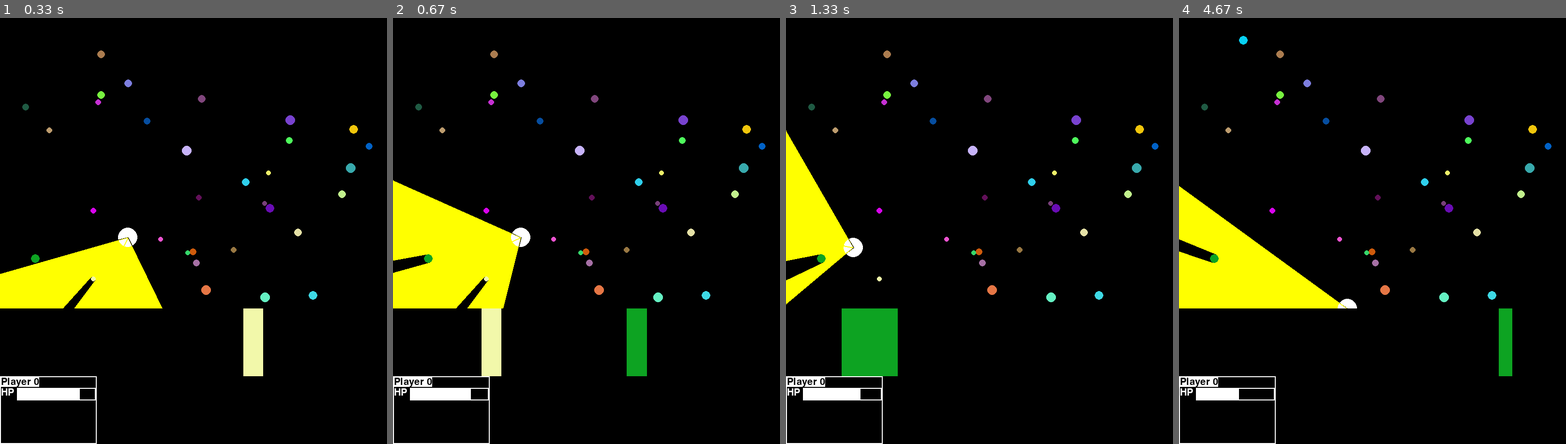
Above: before the commit, frames 1-4 (left to right).
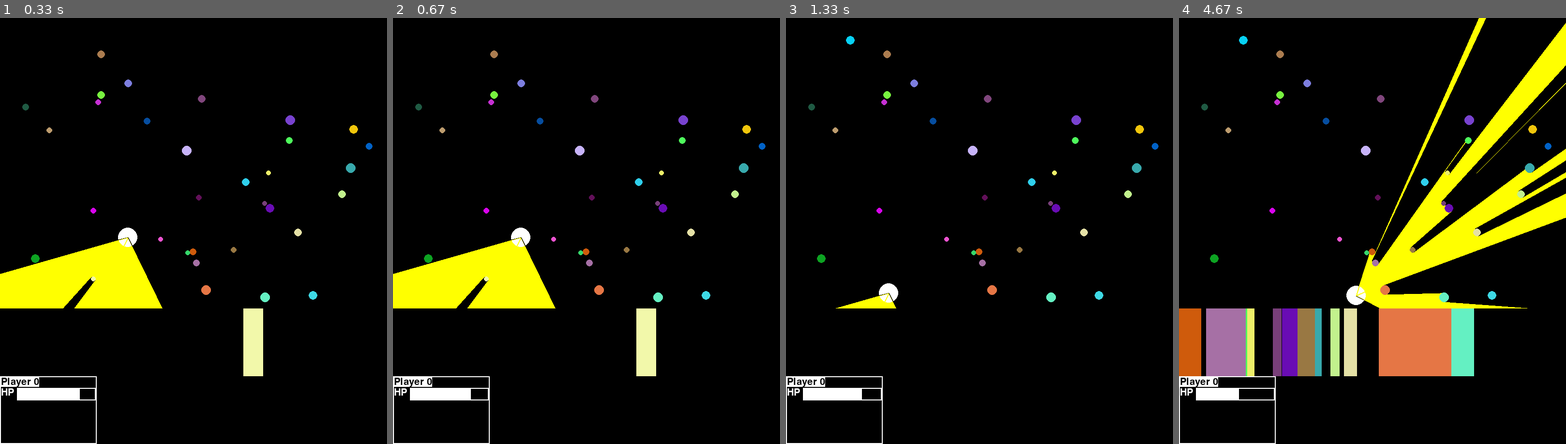
Above: after the commit, the same moments.

Repository: ZephyrSails/leben
Game: pygame game, started from leben/main.py
Same seed, same stepped clock (60 frames per second), same inputs: the game is played once before the commit and once after it.
Inputs:
- Up to frame 1 (0.33 s): no input
- Up to frame 2 (0.67 s): hold Right from 0.33 s (still down)
- Up to frame 3 (1.33 s): release Right at 0.8 s; hold Up 0.83-1.13 s; hold Right from 1.17 s (still down)
- Up to frame 4 (4.67 s): release Right at 1.63 s; hold Left 1.67-2.2 s; hold Down 2.23-2.53 s; hold Left 2.57-2.97 s; hold Up 3-3.37 s; hold Right 3.4-4.03 s; hold Down 4.07-4.43 s; hold Left from 4.47 s (still down)

Frame 1 is identical in both runs. In frame 2, 6.5% of the frame differs, in the area x 0-68%, y 38-85%; in frame 3, 6.1%; in frame 4, 25%, in the area x 0-100%, y 0-85%.

Commit message:
simplified reinforcement learning task

Diff:
--- a/leben/game/leben.py
+++ b/leben/game/leben.py
@@ -140,8 +140,9 @@
         pygame.draw.polygon(self.game_screen, self.bg_color, points)
 
     def print(self):
-        print("[{:.2f}, {:.2f}, {:.2f}]".format(self.x, self.y,
-                                                self.dir_degree))
+        pass
+        # print("\r[{:.2f}, {:.2f}, {:.2f}]".format(self.x, self.y,
+        #                                         self.dir_degree))
 
     def update_vision(self):
         self.objs_in_view = []
@@ -172,11 +173,12 @@
             self.objs_in_view.sort(key=lambda p: -p[3])
 
     def get_1d_vision(self, width):
-        radians_width = self.dir_r_radians - self.dir_l_radians
-
+        radians_width = abs(self.dir_r_radians - self.dir_l_radians)
         vision = [self.bg_color] * width
 
         for l_radians, r_radians, color, R in self.objs_in_view:
+            if l_radians > r_radians:
+                l_radians -= 2 * math.pi
             left_idx = 0 if l_radians < self.dir_l_radians else int(
                 ((l_radians - self.dir_l_radians) / radians_width) * width)
             right_idx = width if r_radians > self.dir_r_radians else int(
@@ -201,9 +203,9 @@
         if Action.F in actions:
             x_next += self.x_speed
             y_next += self.y_speed
-        if Action.B in actions:
-            x_next -= self.x_speed
-            y_next -= self.y_speed
+        # if Action.B in actions:
+        #     x_next -= self.x_speed
+        #     y_next -= self.y_speed
         x_next = max(0, min(self.SCREEN_WIDTH, x_next))
         y_next = max(0, min(self.SCREEN_HEIGHT, y_next))
 
@@ -214,8 +216,8 @@
         self.rect.move_ip(dx, dy)
         if Action.L in actions:
             self.set_direction(self.dir_degree - self.turn_speed)
-        if Action.R in actions:
-            self.set_direction(self.dir_degree + self.turn_speed)
+        # if Action.R in actions:
+        #     self.set_direction(self.dir_degree + self.turn_speed)
 
         self.update_vision()
 
--- a/leben/main.py
+++ b/leben/main.py
@@ -20,8 +20,8 @@
     elif args.seele == "rulebase":
         from seele.rulebase import rulebase_player
         rulebase_player()
-    elif args.seele == "reinforcement":
-        from seele.reinforcement import reinforcement_player
+    elif args.seele == "reinforcement_simplified":
+        from seele.reinforcement_simplified import reinforcement_player
         reinforcement_player()
 
 if __name__ == "__main__":
@@ -30,7 +30,7 @@
     if args.mode == "eval":
         evaluate(args)
     if args.mode == "train":
-        from seele.reinforcement import train, NeuralNetwork
+        from seele.reinforcement_simplified import train, NeuralNetwork
         import time
         model = NeuralNetwork()
         train(model, time.time())
--- a/leben/seele/human.py
+++ b/leben/seele/human.py
@@ -26,4 +26,3 @@
     game = Game()
     while game.running:
         game.update(pressed_keys_to_actions())
-        print(game.get_state())
--- a/leben/seele/reinforcement_example.py
+++ b/leben/seele/reinforcement_example.py
@@ -1,7 +1,5 @@
 import torch
 from torch import nn
-
-#
 
 
 class NeuralNetwork(nn.Module):
@@ -60,15 +58,16 @@
     image_data, reward, terminal = game_state.frame_step(action)
     image_data = resize_and_bgr2gray(image_data)
     image_data = image_to_tensor(image_data)
-    state = torch.cat((image_data, image_data, image_data,
-                       image_data)).unsqueeze(0)
+    state = torch.cat(
+        (image_data, image_data, image_data, image_data)).unsqueeze(0)
 
     # initialize epsilon value
     epsilon = model.initial_epsilon
     iteration = 0
 
-    epsilon_decrements = np.linspace(
-        model.initial_epsilon, model.final_epsilon, model.number_of_iterations)
+    epsilon_decrements = np.linspace(model.initial_epsilon,
+                                     model.final_epsilon,
+                                     model.number_of_iterations)
 
     # main infinite loop
     while iteration < model.number_of_iterations:
@@ -99,8 +98,8 @@
         image_data_1, reward, terminal = game_state.frame_step(action)
         image_data_1 = resize_and_bgr2gray(image_data_1)
         image_data_1 = image_to_tensor(image_data_1)
-        state_1 = torch.cat((state.squeeze(0)[1:, :, :],
-                             image_data_1)).unsqueeze(0)
+        state_1 = torch.cat(
+            (state.squeeze(0)[1:, :, :], image_data_1)).unsqueeze(0)
 
         action = action.unsqueeze(0)
         reward = torch.from_numpy(np.array([reward],
--- a/leben/seele/reinforcement.py
+++ b/leben/seele/reinforcement_simplified.py
@@ -11,14 +11,16 @@
 
 
 def reinforcement_player():
-    model = torch.load("pretrained_model/current_model_50000.pth")
-    model = model.cpu()
+    model = NeuralNetwork()
+    model.load_state_dict(
+        torch.load("pretrained_model/simplified/current_model_175000.pt"))
+    model.cpu()
     model.eval()
     game = Game()
     while game.running:
         state, _reward, _terminal = get_model_state(game)
         output = model(state)
-        game.update(set([Action(output_2_action(output))]))
+        game.update(set([idx_2_action(output_2_action_argmax_idx(output))]))
 
 
 def rulebase_teacher(game):
@@ -35,20 +37,28 @@
     return nn.functional.softmax(output, dim=0)
 
 
-def output_2_action(output):
+def output_2_action_idx(output):
     distribution = output_2_distribution(output)
     return torch.multinomial(distribution, 1).item()
+
+
+def output_2_action_argmax_idx(output):
+    return torch.torch.argmax(output).item()
+
+
+def idx_2_action(index):
+    return Action.F if index == 0 else Action.L
 
 
 class NeuralNetwork(nn.Module):
     def __init__(self):
         super(NeuralNetwork, self).__init__()
 
-        self.number_of_actions = len(Action)
+        self.number_of_actions = 2
         self.gamma = 0.99
         self.final_epsilon = 0.001
         self.initial_epsilon = 0.2
-        self.number_of_iterations = 50000
+        self.number_of_iterations = 5000000
         self.replay_memory_size = 10000
         self.minibatch_size = 32
 
@@ -132,13 +142,14 @@
         # epsilon greedy exploration
         use_teacher = random.random() <= epsilon
 
-        teacher_action_index = rulebase_teacher(game)
-        model_action_index = output_2_action(output)
+        # teacher_action_index = rulebase_teacher(game)
+        teacher_action_index = random_teacher(model)
+        model_action_index = output_2_action_idx(output)
         action_index = teacher_action_index if use_teacher else model_action_index
 
         action[action_index] = 1
         # get next state and reward
-        game.update(set([Action(action_index)]))
+        game.update(set([idx_2_action(action_index)]))
         state_1, reward, terminal = get_model_state(game)
 
         action = action.unsqueeze(0)
@@ -203,17 +214,18 @@
 
         if iteration % 25000 == 0:
             torch.save(
-                model,
-                "pretrained_model/current_model_" + str(iteration) + ".pth")
+                model.state_dict(),
+                "pretrained_model/simplified/current_model_" + str(iteration) +
+                ".pt")
         dist = output_2_distribution(output)
         print(
-            "\riteration: {}\telapsed time: {:0.2f} epsilon: {:0.6f} action: {} reward: {:0.2f}\t Q max: {:0.4f} isT:{},TA{},MA{} F:{:0.2f},B:{:0.2f},L:{:0.2f},R:{:0.2f} {}"
+            "\riteration: {}\telapsed time: {:0.2f} epsilon: {:0.6f} action: {} reward: {:0.2f}\t Q max: {:0.4f} isT:{},TA{},MA{} F:{:0.2f},L:{:0.2f} {}"
             .format(iteration,
                     time.time() - start, epsilon, action_index,
                     reward.numpy()[0][0],
                     np.max(output.cpu().detach().numpy()),
                     "T" if use_teacher else "F", teacher_action_index,
-                    model_action_index, dist[0], dist[1], dist[2], dist[3],
+                    model_action_index, dist[0], dist[1],
                     game.leben.get_status_str()),
             end='')
         sys.stdout.flush()
Not shown, changed: README.md
Not shown, removed: pretrained_model/current_model_25000.pth
Not shown, removed: pretrained_model/current_model_50000.pth
Not shown, added: pretrained_model/simplified/current_model_175000.pt
